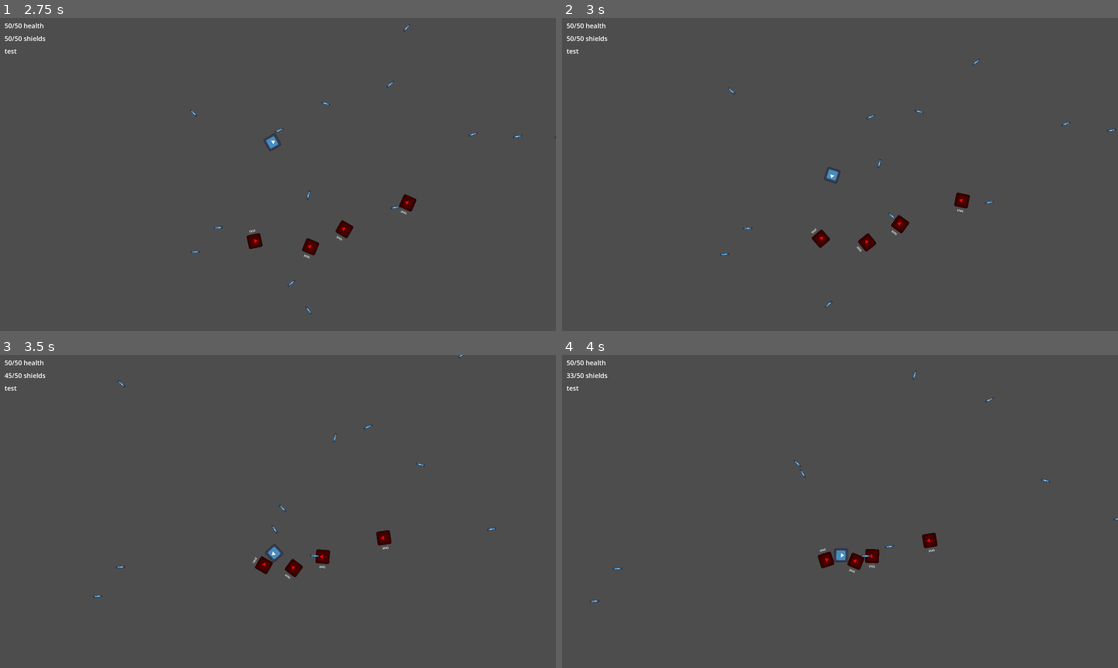
Above: before the commit, frames 1-4 (two rows, left to right).
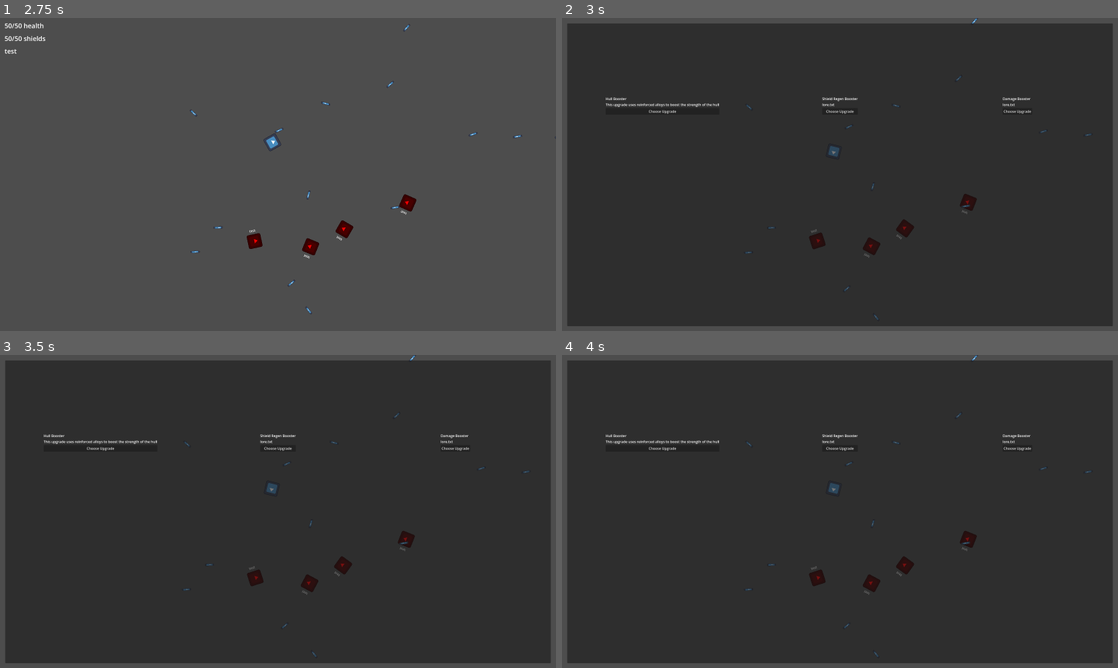
Above: after the commit, the same moments.

Repository: flappybird787/Nova-Pulse
Game: Godot game, scene res://scenes/test_scene.tscn
Two runs of this game, one before a commit and one after it. Both use one fixed random seed, a clock stepped at 60 frames per second and the inputs below. The engine's default icon, where the game draws it, is replaced by a stand-in: a white triangle on a blue panel in a dark square.
Inputs (mouse positions are in pixels of both pictures, inside the frame that each line leads up to):
- Up to frame 1 (2.75 s): move the mouse to (400, 158) at 0.52 s; hold D (move_right) 0.53-1.28 s; hold F (primary_attack) 0.53-1.28 s; move the mouse to (166, 190) at 1.27 s; hold A (move_left) 1.28-2.03 s; tap F (primary_attack) at 1.35 s; move the mouse to (333, 105) at 2.02 s; hold D (move_right) from 2.03 s (still down); hold F (primary_attack) from 2.03 s (still down)
- Up to frame 2 (3 s): move the mouse to (812, 237) at 2.77 s; release D (move_right) at 2.78 s; release F (primary_attack) at 2.78 s; hold R (reroll_upgrade, bound only after the commit) from 2.78 s (still down); tap F (primary_attack) at 2.85 s
- Up to frame 3 (3.5 s): keep holding R (reroll_upgrade, bound only after the commit)
- Up to frame 4 (4 s): move the mouse to (1006, 558) at 3.52 s; release R (reroll_upgrade, bound only after the commit) at 3.53 s; hold A (move_left) from 3.53 s (still down); hold F (primary_attack) from 3.53 s (still down)

Frame 1 is identical in both runs. In frame 2, 94% of the frame differs, in the area x 0-100%, y 0-99%; in frame 3, 94%; in frame 4, 94%.

Commit message:
added the rest of the non weapon type upgrades (speed booster, firerate, and damage booster)

Diff:
--- a/project.godot
+++ b/project.godot
@@ -57,6 +57,11 @@
 , Object(InputEventMouseButton,"resource_local_to_scene":false,"resource_name":"","device":-1,"window_id":0,"alt_presse …(252 unchanged characters)…
 ]
 }
+reroll_upgrade={
+"deadzone": 0.2,
+"events": [Object(InputEventKey,"resource_local_to_scene":false,"resource_name":"","device":-1,"window_id":0,"alt_pressed":false,"shift_pressed":false,"ctrl_pressed":false,"meta_pressed":false,"pressed":false,"keycode":0,"physical_keycode":82,"key_label":0,"unicode":114,"location":0,"echo":false,"script":null)
+]
+}
 
 [layer_names]
 
--- a/scripts/GUI/upgrade_menu.gd
+++ b/scripts/GUI/upgrade_menu.gd
@@ -11,8 +11,14 @@
 	EventBus.leveled_up.connect(display_upgrades)
 	EventBus.game_paused.connect(handle_visibility)
 	hide()
+	process_mode = Node.PROCESS_MODE_ALWAYS
 
 	available_upgrades = Upgrades.all_upgrades
+
+
+func _process(delta: float) -> void:
+	if Input.is_action_just_pressed("reroll_upgrade"):
+		display_upgrades(1)
 
 
 func display_upgrades(level : int):
--- a/scripts/components/player_ship_controller_component.gd
+++ b/scripts/components/player_ship_controller_component.gd
@@ -14,6 +14,11 @@
 @export var primary_weapon_cooldown_timer : Timer
 
 @export var attack_trigger_component : AttackTriggerComponent
+
+
+func _ready() -> void:
+	EventBus.upgrade_chosen.connect(apply_upgrades)
+
 
 func _physics_process(delta: float) -> void:
 	get_player_input()
@@ -82,3 +87,12 @@
 
 func _on_timer_timeout() -> void:
 	can_fire = true
+
+
+func apply_upgrades(upgrade : UpgradeBase):
+	if upgrade.upgrade_name == "Fire Rate Booster":
+		if primary_weapon_cooldown_timer.wait_time >= 0.1:
+			primary_weapon_cooldown_timer.wait_time *= 0.5
+
+		else:
+			primary_weapon_cooldown_timer.wait_time = 0.1
--- a/scripts/components/ship_data_component.gd
+++ b/scripts/components/ship_data_component.gd
@@ -15,3 +15,13 @@
 
 ## how fast the ship accelerates forwards
 @export var ship_acceleration = 0
+
+
+func _ready() -> void:
+	EventBus.upgrade_chosen.connect(apply_upgrades)
+
+
+func apply_upgrades(upgrade : UpgradeBase):
+	if upgrade.upgrade_name == "Speed Booster":
+		ship_speed *= 1.2
+		ship_acceleration += 5
